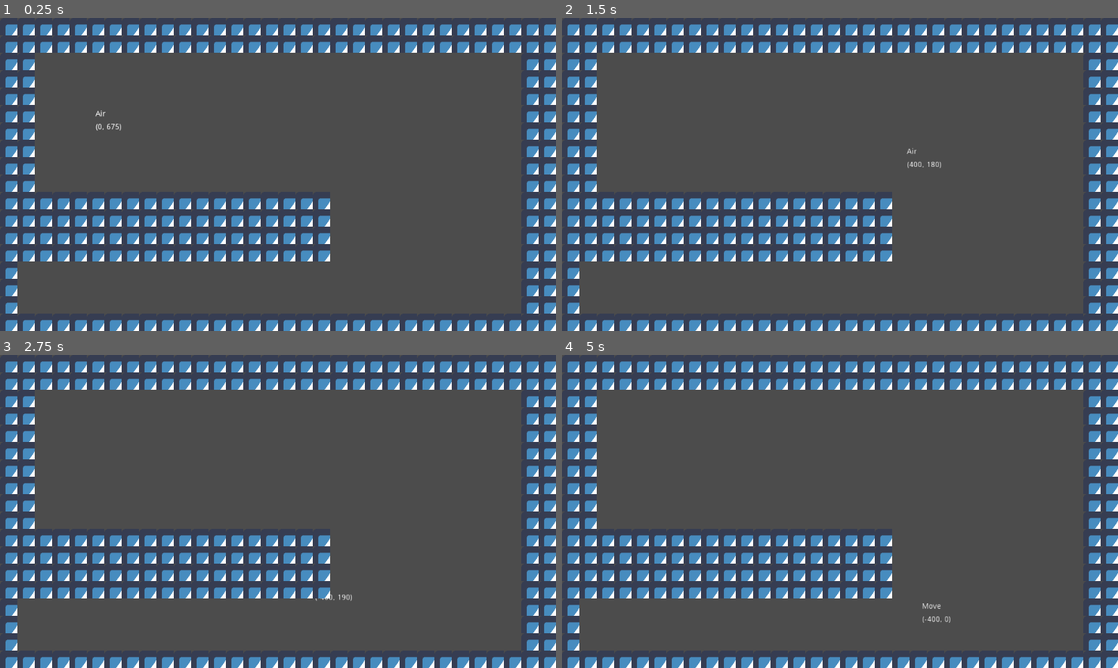
Above: before the commit, frames 1-4 (two rows, left to right).
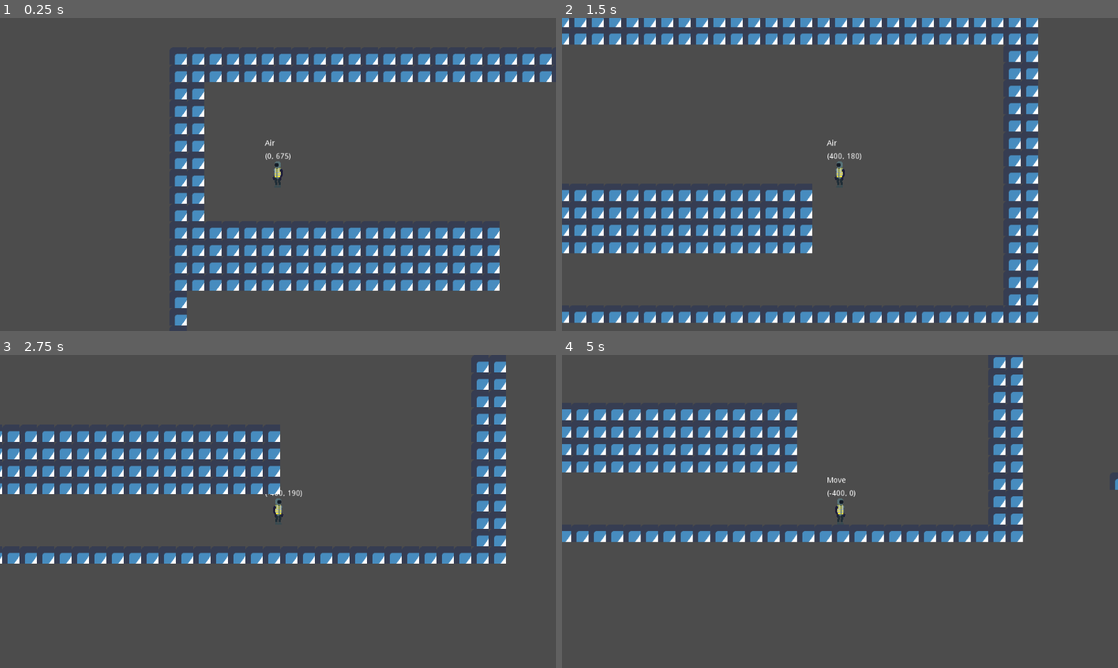
Above: after the commit, the same moments.

Repository: andrebariani/LostAndFound_GGJ2021
Game: Godot game, scene res://Main.tscn
Same seed, same stepped clock (60 frames per second), same inputs: the game is played once before the commit and once after it. The engine's default icon, where the game draws it, is replaced by a stand-in: a white triangle on a blue panel in a dark square.
Inputs:
- Up to frame 1 (0.25 s): no input
- Up to frame 2 (1.5 s): tap Enter (ui_accept) at 0.5, 0.77 s; hold Right (ui_right) from 0.53 s (still down); tap Z (dash) at 0.6 s; tap Shift (sprint) at 1.35 s
- Up to frame 3 (2.75 s): tap Enter (ui_accept) at 1.52 s; release Right (ui_right) at 2.03 s; hold Left (ui_left) from 2.03 s (still down); tap Z (dash) at 2.1 s
- Up to frame 4 (5 s): release Left (ui_left) at 2.78 s; hold Right (ui_right) 2.78-4.28 s; tap Shift (sprint) at 2.85, 4.35 s; tap Enter (ui_accept) at 3.02, 3.77, 4.25, 4.52 s; tap Z (dash) at 3.6 s; hold Left (ui_left) from 4.28 s (still down)

The runs differ from the first frame. In frame 1, 27% of the frame differs, in the area x 1-100%, y 2-100%; in frame 2, 27%, in the area x 0-100%, y 0-100%; in frame 3, 22%; in frame 4, 24%.

Commit message:
playerBody added

Diff:
--- a/player/Player.gd
+++ b/player/Player.gd
@@ -24,6 +24,7 @@
 
 onready var sm = $States
 onready var inputHelper = $Inputs
+onready var playerBody = $PlayerBody
 onready var debug = $Debug
 
 
@@ -146,6 +147,8 @@
 func change_ori(_ori):
 	if(ori != _ori and _ori != 0):
 		ori = _ori
+		playerBody.scale.x *= -1
+
 
 
 func approach(a, b, amount):
--- a/player/Player.tscn
+++ b/player/Player.tscn
@@ -8,6 +8,7 @@
 [ext_resource path="res://player/StateMachine/state_air.gd" type="Script" id=6]
 [ext_resource path="res://player/StateMachine/state_dash.gd" type="Script" id=7]
 [ext_resource path="res://player/StateMachine/state_walljump.gd" type="Script" id=8]
+[ext_resource path="res://player/player_body/PlayerBody.tscn" type="PackedScene" id=9]
 
 [sub_resource type="RectangleShape2D" id=1]
 extents = Vector2( 16, 24 )
@@ -69,3 +70,8 @@
 __meta__ = {
 "_edit_use_anchors_": false
 }
+
+[node name="Camera2D" type="Camera2D" parent="."]
+current = true
+
+[node name="PlayerBody" parent="." instance=ExtResource( 9 )]
Not shown: 1 places in player/Player.tscn that only renumber resources
